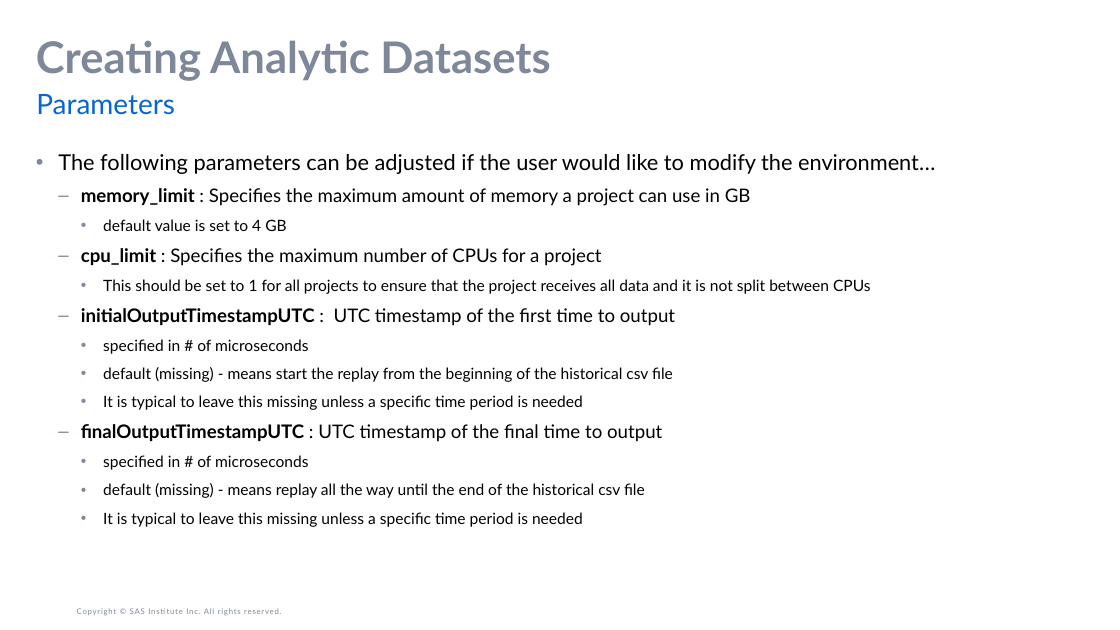
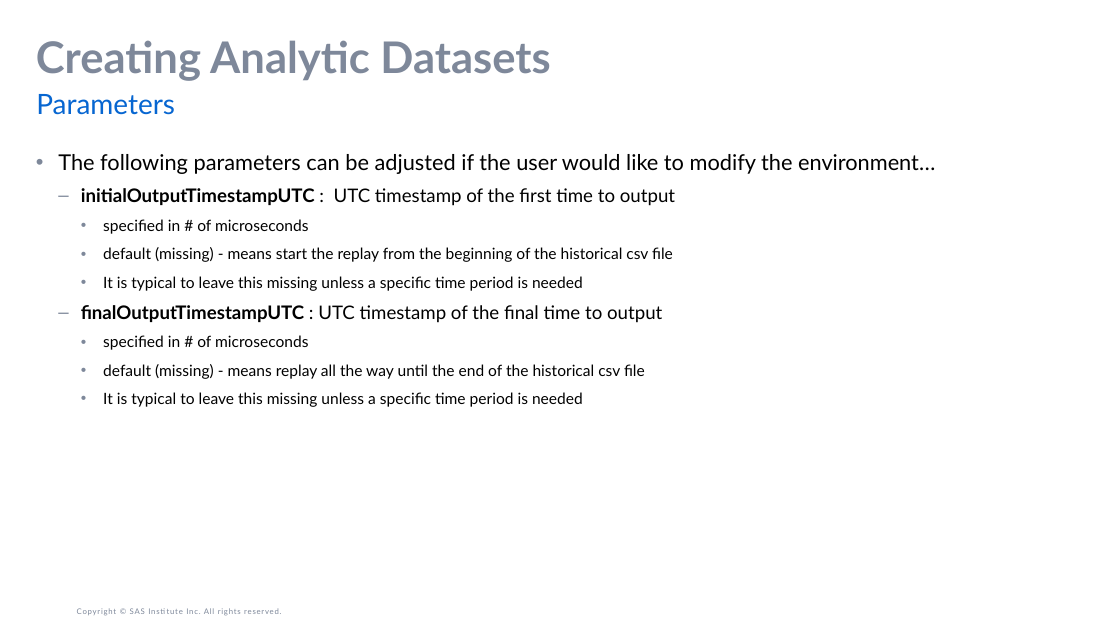
Before and after one commit to sascommunities/sas-automl-for-iot, a slide deck: slide 3 of creating-analytic-datasets/ppt/Replay-Historical-Data.pptx. Drawn at 1120x630 pixels with LibreOffice and Linux fonts; fonts in the diff are those of the drawing; background and template pictures are left out. Boxes give left, top, right and bottom in pixels: in the first picture for what was removed or moved away, otherwise in the second. Text is boxed around its words. In the diff, an @@ line names an element or a change of style, - is before the commit and + after.

Commit message:
Updated powerpoints to reflect changes made to include memory requirements and virtual environment directly in the json config file

```diff
--- a/creating-analytic-datasets/ppt/Replay-Historical-Data.pptx
+++ b/creating-analytic-datasets/ppt/Replay-Historical-Data.pptx
@@ text at (81, 188, 871, 294): paragraphs removed @@
-  – memory_limit : Specifies the maximum amount of memory a project can use in GB
-    • default value is set to 4 GB
-  – cpu_limit : Specifies the maximum number of CPUs for a project
-    • This should be set to 1 for all projects to ensure that the project receives all data and it is not split between CPUs
```
Also in this commit, not shown: 1 other slide changed, 12 other files.
